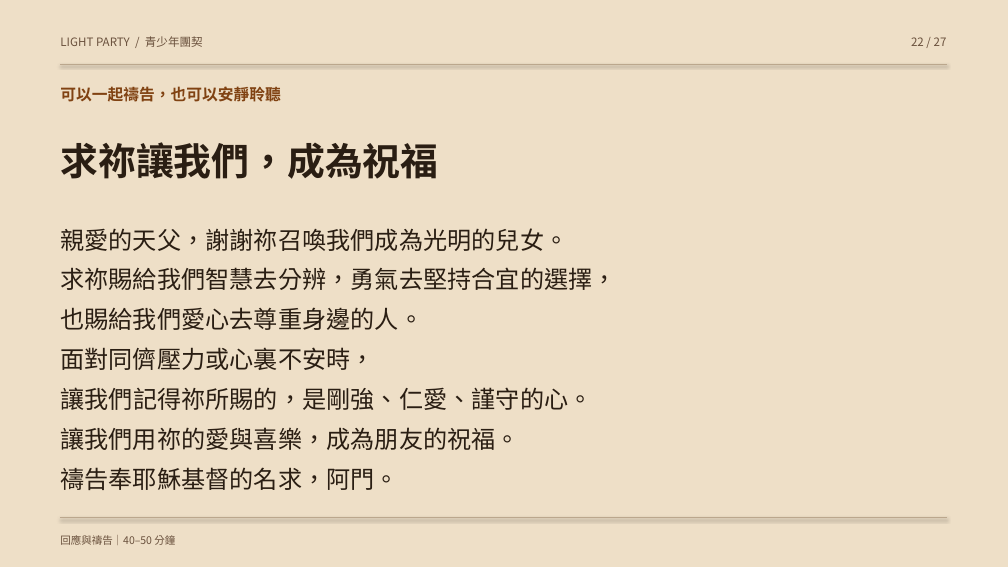
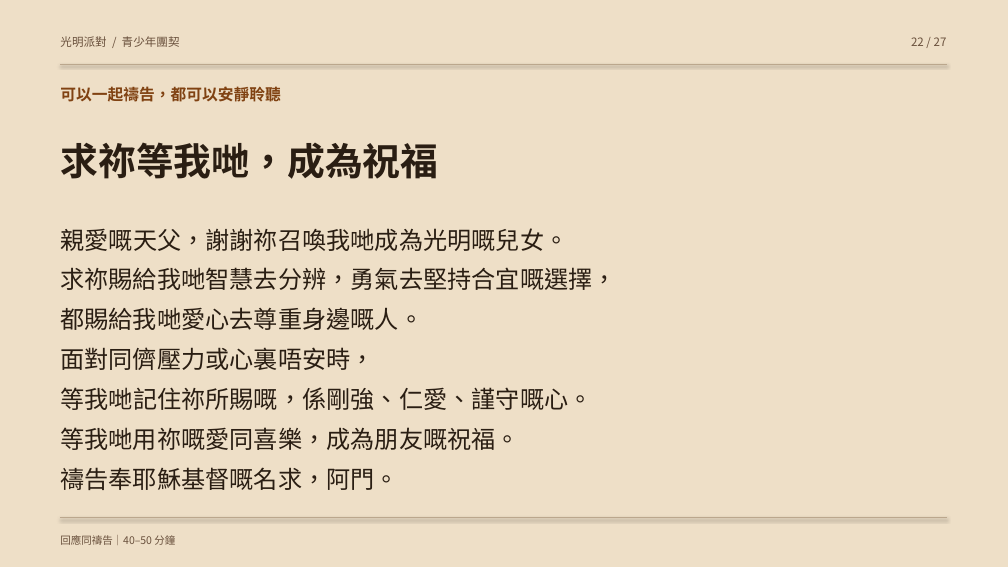
Before and after one commit to hei08285744/light-party-presentation, a slide deck: slide 22 of light-party.pptx. Drawn at 1008x567 pixels with LibreOffice and Linux fonts; fonts in the diff are those of the drawing. Boxes give left, top, right and bottom in pixels: in the first picture for what was removed or moved away, otherwise in the second. Text is boxed around its words. In the diff, an @@ line names an element or a change of style, - is before the commit and + after.

```diff
--- a/light-party.pptx
+++ b/light-party.pptx
@@ text at (60, 36, 180, 47): text changed @@
-LIGHT PARTY / 青少年團契
+光明派對 / 青少年團契
@@ text at (60, 86, 280, 102): text changed @@
-可以一起禱告，也可以安靜聆聽
+可以一起禱告，都可以安靜聆聽
@@ text at (60, 142, 438, 179): text changed @@
-求祢讓我們，成為祝福
+求祢等我哋，成為祝福
@@ text at (60, 228, 616, 490): text changed @@
-親愛的天父，謝謝祢召喚我們成為光明的兒女。
-求祢賜給我們智慧去分辨，勇氣去堅持合宜的選擇，
-也賜給我們愛心去尊重身邊的人。
-面對同儕壓力或心裏不安時，
-讓我們記得祢所賜的，是剛強、仁愛、謹守的心。
-讓我們用祢的愛與喜樂，成為朋友的祝福。
-禱告奉耶穌基督的名求，阿門。
+親愛嘅天父，謝謝祢召喚我哋成為光明嘅兒女。
+求祢賜給我哋智慧去分辨，勇氣去堅持合宜嘅選擇，
+都賜給我哋愛心去尊重身邊嘅人。
+面對同儕壓力或心裏唔安時，
+等我哋記住祢所賜嘅，係剛強、仁愛、謹守嘅心。
+等我哋用祢嘅愛同喜樂，成為朋友嘅祝福。
+禱告奉耶穌基督嘅名求，阿門。
@@ text at (60, 535, 175, 545): text changed @@
-回應與禱告｜40–50 分鐘
+回應同禱告｜40–50 分鐘
```
Also in this commit, not shown: 26 other slides changed, 4 other files.
